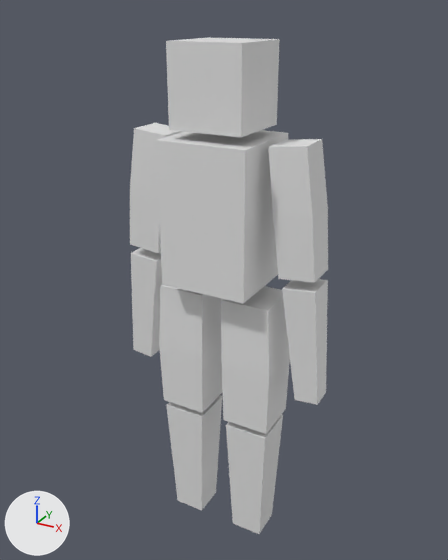
The glTF model assets/setsuna.glb, before and after one commit.
One viewpoint serves both versions: a camera (50 mm lens) standing at (0.96, -1.746, 1.912) and looking at (-0.04, 0.071, 1.003). Every picture has the same lights, and +X, +Y and +Z are marked at lower left. The picture after the commit comes second. Where no turn or scale is listed for an object, it has been applied to the vertices. Vertices at exactly the same position are counted once.
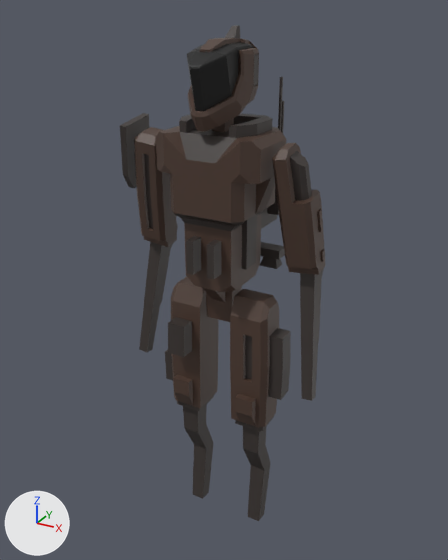
What differs and where, as boxes (x1, y1, x2, y2) in the pictures (448 x 560 px):
'Cube', reshaped, recoloured (18% shorter)
    before: (130, 37, 328, 534)
    after: (120, 113, 325, 521)
'Head', added
    after: (187, 26, 259, 132)
    faces in mat_highlights (black #000000): (187, 42, 254, 112)
    faces in mat_primary (brown #4d3a30): (188, 38, 259, 132)
    faces in mat_secondary (dark grey #3a3330): (225, 26, 258, 86)
'Bag', added
    after: (260, 77, 285, 269)
part 1 of me_cube_002, rebuilt
    before: (130, 123, 184, 253)
    after: (120, 113, 177, 247)
part 2 of me_cube_002, rebuilt (11% narrower, 6% shorter)
    before: (221, 286, 290, 434)
    after: (230, 289, 291, 428)
part 3 of me_cube_002, rebuilt (11% narrower, 8% shorter)
    before: (268, 139, 328, 283)
    after: (272, 143, 325, 275)
part 4 of me_cube_002, rebuilt
    before: (159, 285, 222, 413)
    after: (165, 277, 218, 408)
part 5 of me_cube_002, rebuilt (20% taller)
    before: (156, 130, 288, 304)
    after: (156, 113, 286, 322)
part 6 of me_cube_002, rebuilt
    before: (226, 414, 283, 534)
    after: (235, 416, 274, 521)
part 7 of me_cube_002, rebuilt (33% narrower, 9% shorter)
    before: (166, 395, 222, 510)
    after: (177, 395, 214, 499)
part 8 of me_cube_002, rebuilt
    before: (282, 279, 328, 405)
    after: (300, 268, 324, 401)
part 9 of me_cube_002, rebuilt
    before: (131, 248, 162, 357)
    after: (139, 221, 178, 352)
part 10 of me_cube_002, deleted
    before: (166, 37, 280, 137)

Diff of the bpy script that builds the scene:
```diff
--- a/assets/setsuna.glb.py
+++ b/assets/setsuna.glb.py
@@ me_cube_002 @@
-me_cube_002.from_pydata(...)  # 96 vertices, 152 faces; spans x -0.39..0.39, y -0.15..0.15, z 0.01..1.82
+me_cube_002.from_pydata(...)  # 1576 vertices, 3099 faces; spans x -0.37..0.36, y -0.16..0.14, z -0.01..1.59
+# me_cube_002 part 1: the loose piece of 12 vertices spanning x -0.35..-0.18, y -0.06..0.06, z 1.12..1.55 is rebuilt with 182 vertices and now spans x -0.37..-0.2, y -0.1..0.09, z 1.11..1.58
+# me_cube_002 part 2: the loose piece of 12 vertices spanning x 0.04..0.22, y -0.09..0.09, z 0.52..1.01 is rebuilt with 255 vertices and now spans x 0.06..0.25, y -0.09..0.07, z 0.52..1.01
+# me_cube_002 part 3: the loose piece of 12 vertices spanning x 0.18..0.35, y -0.06..0.06, z 1.12..1.55 is rebuilt with 140 vertices and now spans x 0.2..0.35, y -0.08..0.09, z 1.11..1.54
+# me_cube_002 part 4: the loose piece of 12 vertices spanning x -0.22..-0.04, y -0.09..0.09, z 0.52..1.01 is rebuilt with 259 vertices and now spans x -0.24..-0.06, y -0.12..0.07, z 0.52..1.01
+# me_cube_002 part 5: the loose piece of 8 vertices spanning x -0.15..0.15, y -0.15..0.15, z 1.05..1.54 is rebuilt with 468 vertices and now spans x -0.18..0.18, y -0.16..0.14, z 0.9..1.59
+# me_cube_002 part 6: the loose piece of 8 vertices spanning x 0.05..0.21, y -0.08..0.08, z 0.01..0.49 is rebuilt with 104 vertices and now spans x 0.08..0.19, y -0.05..0.09, z -0.01..0.56, in mat_secondary (dark grey #3a3330)
+# me_cube_002 part 7: the loose piece of 8 vertices spanning x -0.21..-0.05, y -0.08..0.08, z 0.01..0.49 is rebuilt with 104 vertices and now spans x -0.19..-0.08, y -0.05..0.09, z -0.01..0.56, in mat_secondary (dark grey #3a3330)
+# me_cube_002 part 8: the loose piece of 8 vertices spanning x 0.24..0.39, y -0.06..0.06, z 0.66..1.09 is rebuilt with 32 vertices and now spans x 0.26..0.36, y -0.04..0.13, z 0.67..1.22, in mat_secondary (dark grey #3a3330)
+# me_cube_002 part 9: the loose piece of 8 vertices spanning x -0.39..-0.24, y -0.06..0.06, z 0.66..1.09 is rebuilt with 32 vertices and now spans x -0.36..-0.26, y -0.04..0.13, z 0.67..1.22, in mat_secondary (dark grey #3a3330)
+# me_cube_002 part 10
+# 8 vertices are removed from x -0.13..0.13, y -0.13..0.13, z 1.57..1.82
+# 12 faces are deleted
+me_cube_002.materials.append(mat_primary)  # brown #4d3a30
+me_cube_002.materials.append(mat_secondary)  # dark grey #3a3330
+me_cube_002.materials.append(mat_highlights)  # black #000000
@@ ob_head @@
+ob_head = bpy.data.objects.new('Head', me_cube_003)  # 285 vertices, 559 faces; spans x -0.097..0.097, y -0.173..0.143, z 1.54..1.861; in mat_primary (brown #4d3a30), mat_secondary (dark grey #3a3330), mat_highlights (black #000000)
+ob_head.location = (0.0, 0.0, 0.0)
@@ ob_bag @@
+ob_bag = bpy.data.objects.new('Bag', me_cube_001)  # 582 vertices, 1147 faces; spans x -0.154..0.154, y 0.092..0.283, z 1.066..1.705; in mat_secondary (dark grey #3a3330), mat_highlights (black #000000)
+ob_bag.location = (0.0, 0.0, 0.0)
```
